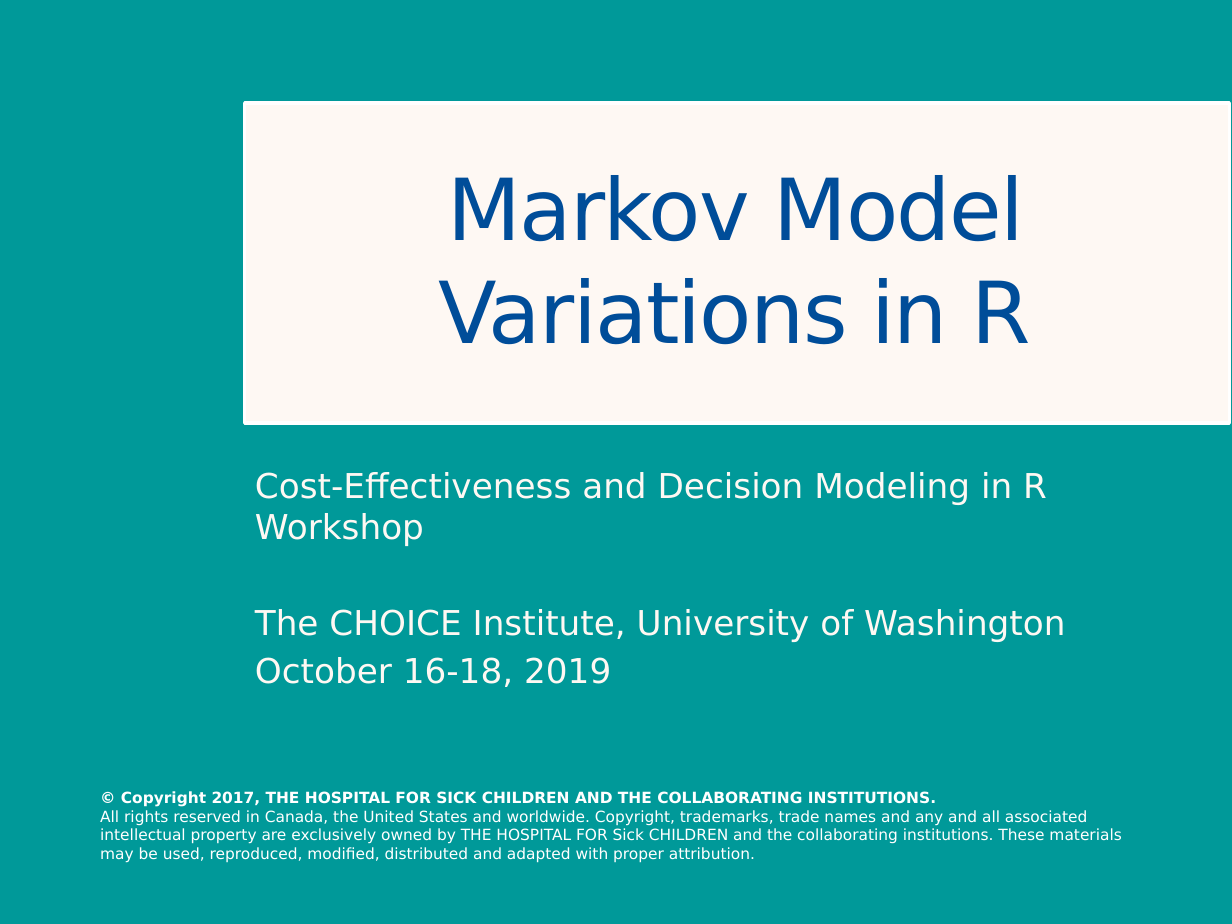
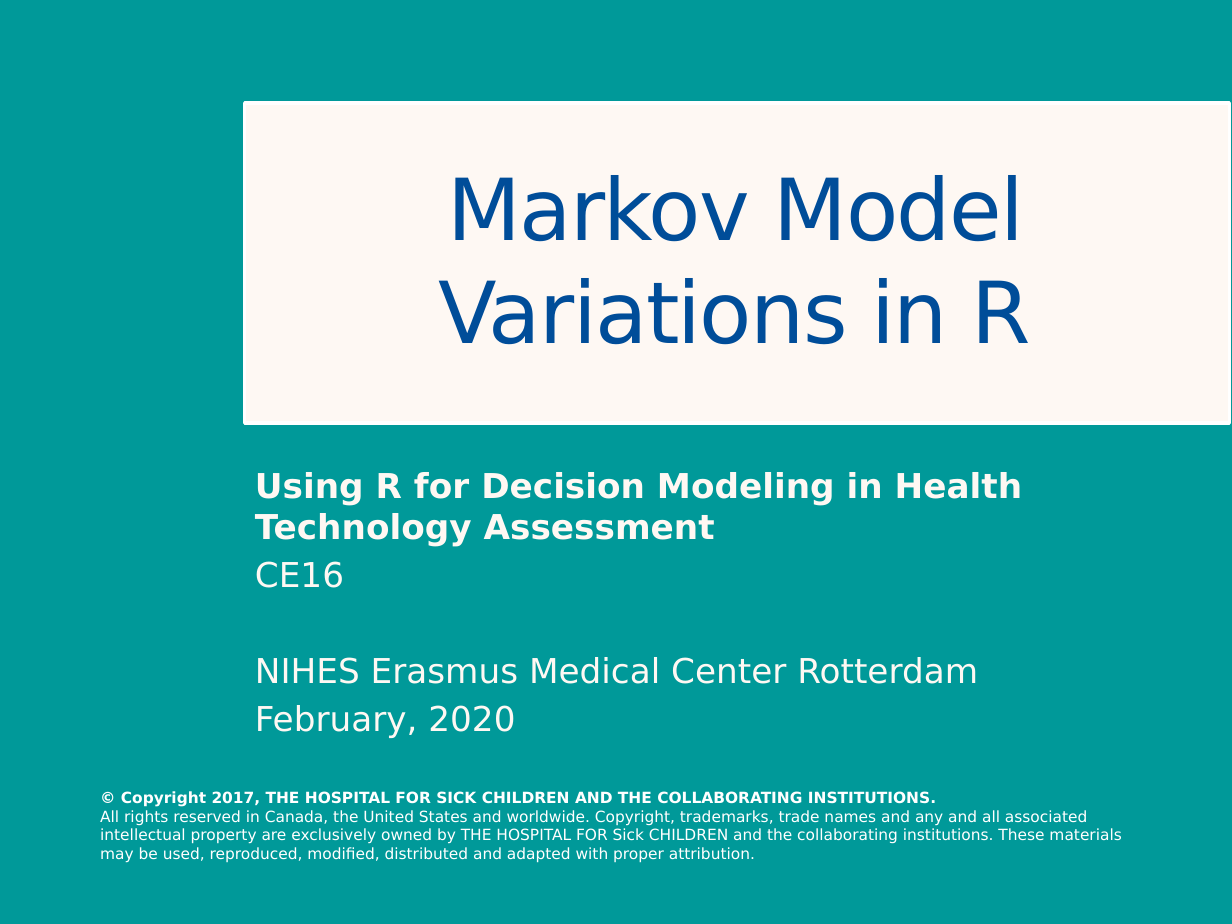
Before and after one commit to DARTH-git/Course-Modularization, a slide deck: slide 1 of Markov models/Slides/Markov Model Variants.pptx. Drawn at 1232x924 pixels with LibreOffice and Linux fonts; fonts in the diff are those of the drawing. Boxes give left, top, right and bottom in pixels: in the first picture for what was removed or moved away, otherwise in the second. Text is boxed around its words. In the diff, an @@ line names an element or a change of style, - is before the commit and + after.

Commit message:
Update the slides for the Markov lecture

```diff
--- a/Markov models/Slides/Markov Model Variants.pptx
+++ b/Markov models/Slides/Markov Model Variants.pptx
@@ subtitle at bbox=[255, 472, 1022, 738]: text changed; bold on @@
-Cost-Effectiveness and Decision Modeling in R Workshop
-The CHOICE Institute, University of Washington
-October 16-18, 2019
+Using R for Decision Modeling in Health Technology Assessment
+CE16
+NIHES Erasmus Medical Center Rotterdam
+February, 2020
```
Also in this commit, not shown: 2 other slides changed, 29 other files.
